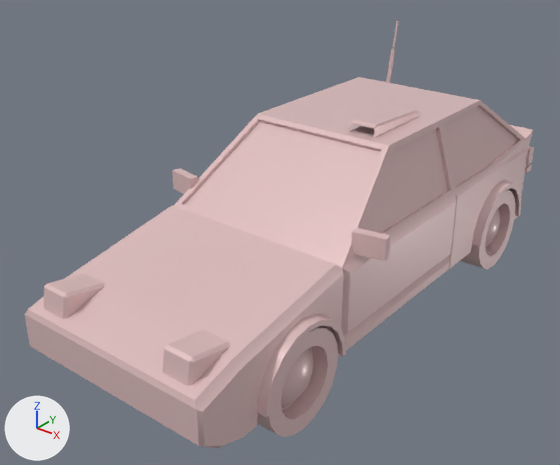
What one commit did to the FBX model Assets/Models/Cars/DejaVu.fbx.
Camera for both pictures: a 50 mm lens placed at (3.89, -5.57, 4.06), pointed at (-0.25, -0.39, 0.85). The lights are fixed; the arrows at lower left show +X, +Y and +Z. Where no turn or scale is listed for an object, it has been applied to the vertices.

In view in the first picture: 'DejaVu'.
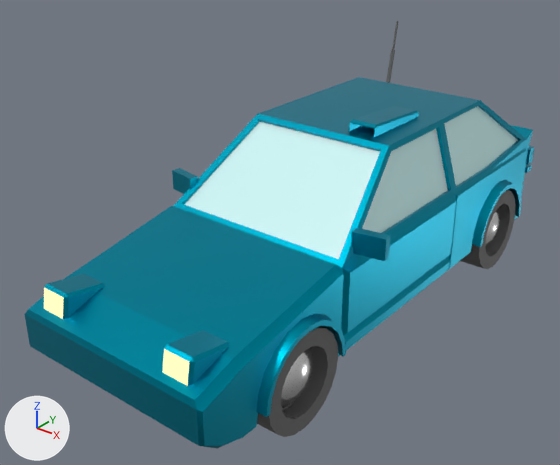
What differs and where, as boxes [x1, y1, x2, y2] in the pictures (560 x 465 px):
part 1 of me_mesh, recoloured: [386, 21, 399, 83] in both
part 2 of me_mesh, recoloured: [257, 326, 338, 437] in both
part 3 of me_mesh, recoloured: [460, 190, 516, 269] in both
part 4 of me_mesh, recoloured: [485, 209, 500, 248] in both
part 5 of me_mesh, recoloured: [281, 347, 314, 408] in both
part 6 of me_mesh, recoloured (white to cyan): [25, 77, 534, 449] in both
part 7 of me_mesh, recoloured: [44, 288, 189, 386] in both
part 8 of me_mesh, recoloured: [184, 122, 380, 259] in both
part 9 of me_mesh, recoloured: [362, 106, 518, 233] in both

What changed in the scene script:
```text
Add mat_window:
    mat_window = principled_material('Window')
    mat_window.base_color = (0.675, 1.0, 1.0)  # cyan #d6ffff
    mat_window.metallic = 0.119
    mat_window.roughness = 0.203
Add mat_hubcaps:
    mat_hubcaps = principled_material('HubCaps')
    mat_hubcaps.base_color = (1.0, 1.0, 1.0)  # white #ffffff
    mat_hubcaps.metallic = 1.0
    mat_hubcaps.roughness = 0.196
Add mat_base:
    mat_base = principled_material('Base')
    mat_base.base_color = (0.0, 0.356, 0.506)  # cyan #00a1bd
    mat_base.metallic = 1.0
    mat_base.roughness = 0.392
Add mat_frontlight:
    mat_frontlight = principled_material('FrontLight')
    mat_frontlight.base_color = (1.0, 0.799, 0.0)  # yellow #ffe700
    mat_frontlight.roughness = 0.1
    mat_frontlight.emission_color = (1.0, 0.982, 0.909)  # white #fffdf5
    mat_frontlight.emission_strength = 0.601
Add mat_rubber:
    mat_rubber = principled_material('Rubber')
    mat_rubber.base_color = (0.122, 0.122, 0.122)  # dark grey #626262
    mat_rubber.roughness = 0.678
Add mat_brakelight:
    mat_brakelight = principled_material('BrakeLight')
    mat_brakelight.base_color = (1.0, 0.0, 0.168)  # pink #ff0072
    mat_brakelight.roughness = 0.294
    mat_brakelight.emission_color = (0.404, 0.0, 0.0)  # red #aa0000
    mat_brakelight.emission_strength = 0.51
Change me_mesh:
    where me_mesh.from_pydata(...)  # 1842 vertices, 1898 faces; spans x -1.18..1.17, y -2.75..2.75, z 0.0..2.31
    used by ob_dejavu; location = (0.01, 0.0, 0.0)
    me_mesh part 1: 172 of the faces centred in x -1.02..-0.68, y 1.34..2.6, z 0.01..2.31 switch from mat_aistandardsurface1 (light grey #e2c1c1) to mat_rubber (dark grey #626262)
    me_mesh part 2: 100 of the faces centred in x 0.66..1.0, y -2.1..-1.24, z 0.01..0.87 switch from mat_aistandardsurface1 (light grey #e2c1c1) to mat_rubber (dark grey #626262)
    me_mesh part 3: 100 of the faces centred in x 0.66..1.0, y 1.34..2.2, z 0.01..0.87 switch from mat_aistandardsurface1 (light grey #e2c1c1) to mat_rubber (dark grey #626262)
    me_mesh part 4: 400 of the faces centred in x -0.99..0.97, y 1.51..2.75, z 0.11..0.7 switch from mat_aistandardsurface1 (light grey #e2c1c1) to mat_hubcaps (white #ffffff)
    me_mesh part 5: 100 of the faces centred in x 0.88..0.97, y -1.91..-1.41, z 0.19..0.7 switch from mat_aistandardsurface1 (light grey #e2c1c1) to mat_hubcaps (white #ffffff)
    me_mesh part 6: 813 of the faces centred in x -1.17..1.16, y -2.75..2.65, z 0.2..1.96 switch from mat_aistandardsurface1 (light grey #e2c1c1) to mat_base (cyan #00a1bd)
    me_mesh part 7: all 2 faces centred in x -0.68..0.64, y -2.65, z 0.97 switch from mat_aistandardsurface1 (light grey #e2c1c1) to mat_frontlight (yellow #ffe700)
    me_mesh part 8: 6 of the faces centred in x -0.85..-0.02, y -0.6..2.0, z 1.41..1.54 switch from mat_aistandardsurface1 (light grey #e2c1c1) to mat_window (cyan #d6ffff)
    me_mesh part 9: 4 of the faces centred in x 0.78..0.81, y -0.4..1.83, z 1.41..1.51 switch from mat_aistandardsurface1 (light grey #e2c1c1) to mat_window (cyan #d6ffff)
    add me_mesh.materials.append(mat_brakelight)  # pink #ff0072
```
